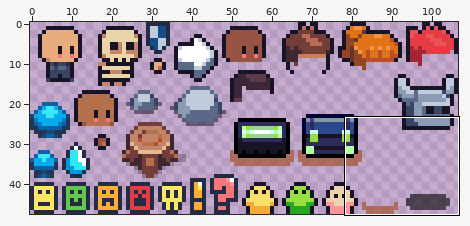
Edited in one commit: sprite sheet (atlas.png). Above, an overview of the earlier version with the close-up marked.
Close-up. Before the commit:
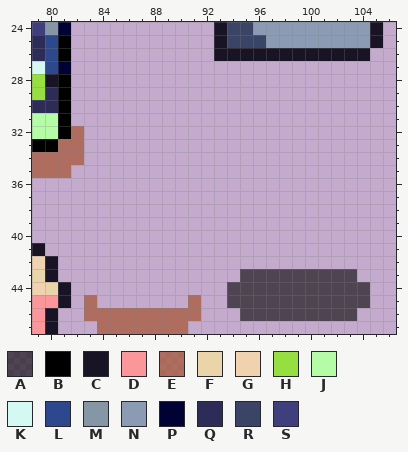
The file is 107x48 pixels. Colours within 5 levels of each other are drawn and written as one. Shown: x 79..106, y 24..47.
Palette (. is transparent): A #00000099  B #000000  C #181425  D #fb969b  E #a45330b3  F #ead4aa  G #f0d2af  H #97df41  J #b4fca5  K #d4f9f3  L #2d488c  M #8596a4  N #8b9bb4  P #010234  Q #2d2c58  R #3a4466  S #403f7e
The same view after the edit:
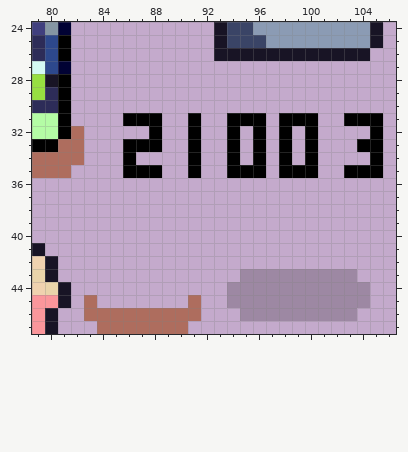
Edits made:
colour A: #00000099 -> #00000033
Changed rows in their new state; - is a pixel that keeps its letter.
first column x 86:
31 BBB--B--BBB-BBB--BBB
32 --B--B--B-B-B-B----B
33 BBB--B--B-B-B-B---BB
34 B----B--B-B-B-B----B
35 BBB--B--BBB-BBB--BBB
Pixel boxes of the changes (left, top, right, bottom) in both close-ups:
added: (123, 113, 383, 178)
changed: (227, 269, 370, 321)
